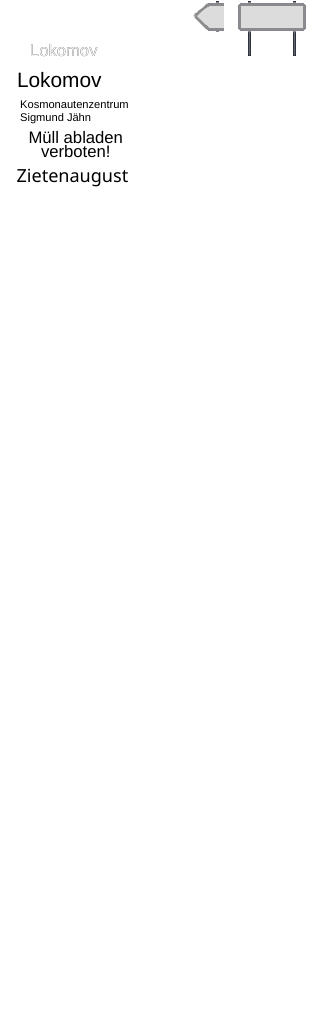
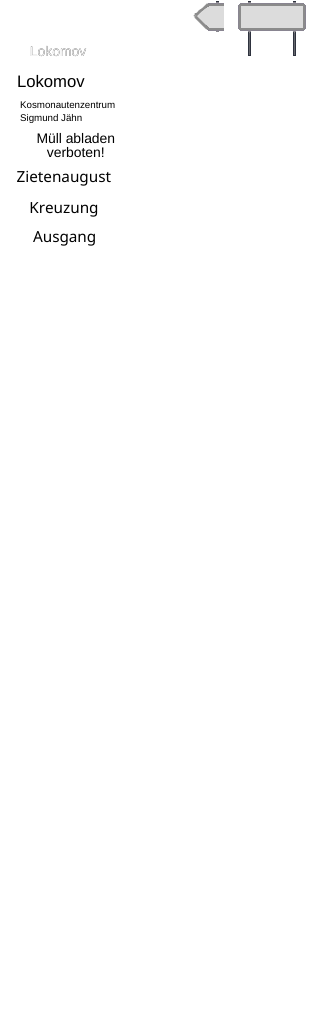
Layers edited between the first and the second 320×1024 image:
pixels changed over [17, 43, 128, 246] (layer not identified)
